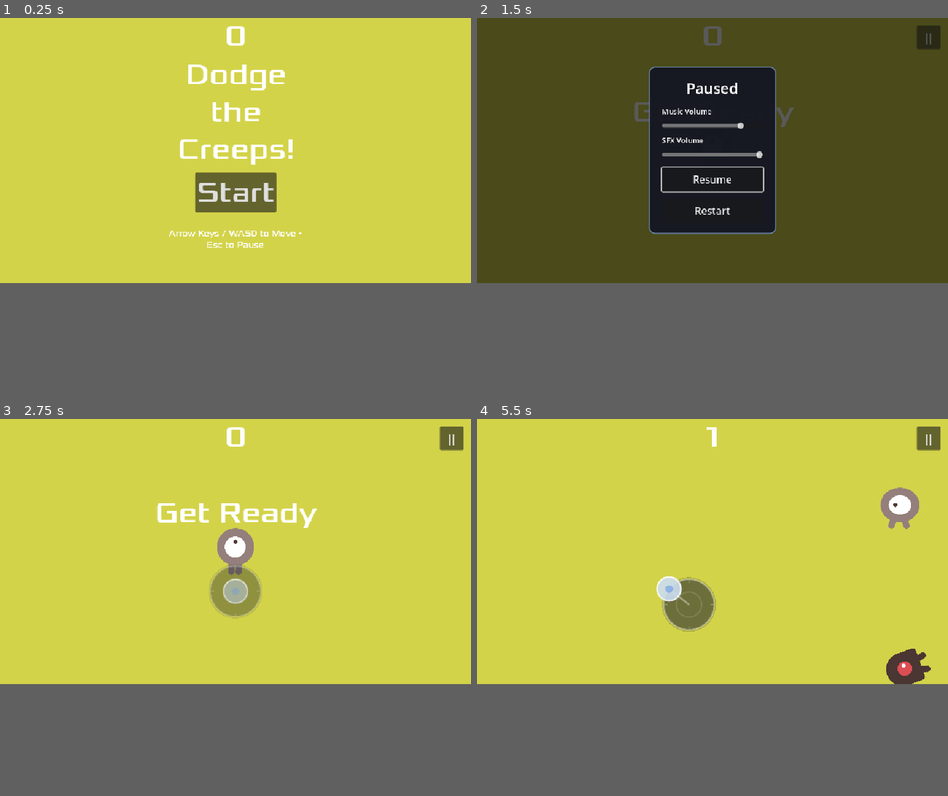
Above: before the commit, frames 1-4 (two rows, left to right).
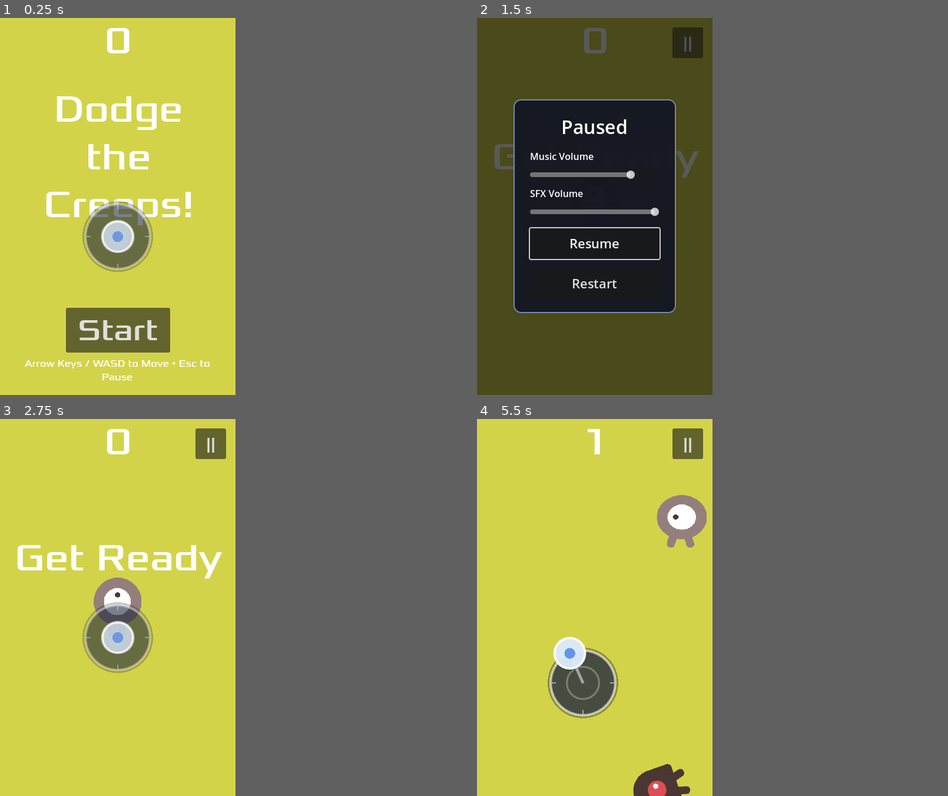
Above: after the commit, the same moments.

Repository: Rishabh-Chhangani/Dodge-The-Creeps
Game: Godot game, scene res://Scene/main.tscn
Same seed, same stepped clock (60 frames per second), same inputs: the game is played once before the commit and once after it. Sound files missing from this copy of the repository are replaced by a short silence.
Inputs (mouse positions are in pixels of both pictures, inside the frame that each line leads up to):
- Up to frame 1 (0.25 s): no input
- Up to frame 2 (1.5 s): click "Start" at 0.5 s; click "||" at 1.25 s
- Up to frame 3 (2.75 s): click "Restart" at 2 s
- Up to frame 4 (5.5 s): tap Enter at 2.75 s; move the mouse to (816, 539) at 2.77 s; hold Right (move_right) 2.78-3.5 s; click (816, 539) at 2.92 s; drag from (618, 566) to (839, 547) at 3.52 s; move the mouse to (759, 494) at 4.27 s; hold Right (move_right) 4.28-5 s; drag from (688, 603) to (571, 513) at 5.02 s
The window is 800x450 before the commit and 400x640 after it. Grey fills any space a smaller window leaves; there, only what the larger window draws over its background counts as a difference.

The runs differ from the first frame. In frame 1, 11% of the frame differs, in the area x 5-64%, y 2-97%; in frame 2, 29%, in the area x 3-99%, y 2-79%; in frame 3, 7.8%; in frame 4, 7.9%.

Commit message:
fix(mobile): enforce portrait orientation, ensure visual joystick visibility and fix CI workflow

Diff:
--- a/Scene/hud.tscn
+++ b/Scene/hud.tscn
@@ -53,13 +53,13 @@
 anchor_right = 0.5
 anchor_bottom = 1.0
 offset_left = -88.5
-offset_top = -240.0
+offset_top = -148.0
 offset_right = 88.5
-offset_bottom = -154.0
+offset_bottom = -72.0
 grow_horizontal = 2
 grow_vertical = 0
 theme_override_fonts/font = ExtResource("2_fmoiy")
-theme_override_font_sizes/font_size = 64
+theme_override_font_sizes/font_size = 52
 shortcut = SubResource("Shortcut_fmoiy")
 shortcut_feedback = false
 text = "Start"
@@ -71,14 +71,14 @@
 anchor_right = 0.5
 anchor_bottom = 1.0
 offset_left = -160.0
-offset_top = -120.0
+offset_top = -62.0
 offset_right = 160.0
-offset_bottom = -70.0
+offset_bottom = -20.0
 grow_horizontal = 2
 grow_vertical = 0
 theme_override_fonts/font = ExtResource("2_fmoiy")
-theme_override_font_sizes/font_size = 18
-text = "Drag or Arrow Keys to Move"
+theme_override_font_sizes/font_size = 16
+text = "Drag Joystick or Tap Start"
 horizontal_alignment = 1
 vertical_alignment = 1
 autowrap_mode = 2
@@ -102,7 +102,7 @@
 one_shot = true
 
 [node name="VirtualJoystick" type="Control" parent="."]
-visible = false
+visible = true
 layout_mode = 3
 anchors_preset = 15
 anchor_right = 1.0
--- a/project.godot
+++ b/project.godot
@@ -17,14 +17,10 @@
 
 [display]
 
-window/size/viewport_width=1024
-window/size/viewport_height=576
-window/size/viewport_width.mobile=400
-window/size/viewport_height.mobile=640
-window/size/viewport_width.android=400
-window/size/viewport_height.android=640
-window/size/window_width_override=1024
-window/size/window_height_override=576
+window/size/viewport_width=400
+window/size/viewport_height=640
+window/size/window_width_override=400
+window/size/window_height_override=640
 window/size/resizable=true
 window/stretch/mode="canvas_items"
 window/stretch/aspect="keep"
--- a/script/hud.gd
+++ b/script/hud.gd
@@ -18,23 +18,29 @@
 		if OS.get_name() == "Windows" or OS.has_feature("pc"):
 			instruction_label.text = "Arrow Keys / WASD to Move • Esc to Pause"
 		else:
-			instruction_label.text = "Use Joystick or Drag to Move"
+			instruction_label.text = "Drag Joystick or Tap Start to Play"
 	if virtual_joystick != null:
-		virtual_joystick.hide()
+		virtual_joystick.show()
 		if not virtual_joystick.is_connected("joystick_moved", _on_joystick_moved):
 			virtual_joystick.joystick_moved.connect(_on_joystick_moved)
 
 
 func _on_joystick_moved(vector: Vector2) -> void:
+	# Voodoo style: touching/dragging joystick on start screen immediately starts game!
+	if start_button != null and start_button.visible and vector != Vector2.ZERO:
+		_on_start_button_pressed()
 	joystick_moved.emit(vector)
 
 
 func set_joystick_visible(visible_state: bool) -> void:
 	if virtual_joystick != null:
-		var is_touch_or_mobile: bool = OS.has_feature("mobile") or OS.has_feature("android") or OS.has_feature("editor") or DisplayServer.is_touchscreen_available()
-		virtual_joystick.visible = visible_state and is_touch_or_mobile
-		if not virtual_joystick.visible and virtual_joystick.has_method("reset_joystick"):
-			virtual_joystick.reset_joystick()
+		virtual_joystick.visible = visible_state
+		if visible_state:
+			if virtual_joystick.has_method("_update_default_position"):
+				virtual_joystick._update_default_position()
+		else:
+			if virtual_joystick.has_method("reset_joystick"):
+				virtual_joystick.reset_joystick()
 
 
 func show_message(text: String) -> void:
@@ -60,7 +66,7 @@
 	if instruction_label != null:
 		instruction_label.show()
 	set_pause_button_visible(false)
-	set_joystick_visible(false)
+	set_joystick_visible(true)
 
 
 func update_score(score: int) -> void:
--- a/script/main.gd
+++ b/script/main.gd
@@ -29,9 +29,14 @@
 @onready var pause_menu: CanvasLayer = $PauseMenu
 
 
+func _enter_tree() -> void:
+	if DisplayServer.has_feature(DisplayServer.FEATURE_ORIENTATION):
+		DisplayServer.screen_set_orientation(DisplayServer.SCREEN_PORTRAIT)
+
+
 # Called when the node enters the scene tree for the first time.
 func _ready() -> void:
-	if OS.has_feature("mobile") or OS.has_feature("android"):
+	if DisplayServer.has_feature(DisplayServer.FEATURE_ORIENTATION):
 		DisplayServer.screen_set_orientation(DisplayServer.SCREEN_PORTRAIT)
 
 	_configure_layout()
--- a/script/virtual_joystick.gd
+++ b/script/virtual_joystick.gd
@@ -28,6 +28,8 @@
 
 func _update_default_position() -> void:
 	var viewport_size: Vector2 = get_viewport_rect().size
+	if viewport_size.x <= 0.0 or viewport_size.y <= 0.0:
+		viewport_size = Vector2(400.0, 640.0)
 	# Voodoo style: positioned in the middle of the portrait screen
 	if viewport_size.y >= viewport_size.x:
 		default_position = Vector2(
@@ -136,36 +138,36 @@
 		return
 
 	# Outer base circle (Voodoo / hypercasual modern aesthetic)
-	var base_alpha: float = 0.45 if is_active else 0.28
+	var base_alpha: float = 0.65 if is_active else 0.45
 	# Outer subtle shadow
-	draw_circle(base_position, base_radius + 4.0, Color(0.0, 0.0, 0.0, base_alpha * 0.4))
+	draw_circle(base_position, base_radius + 5.0, Color(0.0, 0.0, 0.0, base_alpha * 0.5))
 	# Base disc
-	draw_circle(base_position, base_radius, Color(0.12, 0.14, 0.22, base_alpha))
+	draw_circle(base_position, base_radius, Color(0.12, 0.16, 0.28, base_alpha))
 	# Outer ring border
-	draw_arc(base_position, base_radius, 0.0, TAU, 36, Color(1.0, 1.0, 1.0, base_alpha * 0.8), 2.5, true)
+	draw_arc(base_position, base_radius, 0.0, TAU, 36, Color(1.0, 1.0, 1.0, base_alpha * 0.95), 2.8, true)
 
 	# Concentric guide ring
-	draw_arc(base_position, base_radius * 0.5, 0.0, TAU, 24, Color(1.0, 1.0, 1.0, base_alpha * 0.3), 1.5, true)
+	draw_arc(base_position, base_radius * 0.5, 0.0, TAU, 24, Color(1.0, 1.0, 1.0, base_alpha * 0.45), 1.8, true)
 
 	# Cardinal direction ticks (up, down, left, right)
-	var tick_len: float = 6.0
-	var col_tick := Color(1.0, 1.0, 1.0, base_alpha * 0.6)
-	draw_line(base_position + Vector2(0, -base_radius + 2), base_position + Vector2(0, -base_radius + 2 + tick_len), col_tick, 2.0)
-	draw_line(base_position + Vector2(0, base_radius - 2), base_position + Vector2(0, base_radius - 2 - tick_len), col_tick, 2.0)
-	draw_line(base_position + Vector2(-base_radius + 2, 0), base_position + Vector2(-base_radius + 2 + tick_len, 0), col_tick, 2.0)
-	draw_line(base_position + Vector2(base_radius - 2, 0), base_position + Vector2(base_radius - 2 - tick_len, 0), col_tick, 2.0)
+	var tick_len: float = 7.0
+	var col_tick := Color(1.0, 1.0, 1.0, base_alpha * 0.8)
+	draw_line(base_position + Vector2(0, -base_radius + 2), base_position + Vector2(0, -base_radius + 2 + tick_len), col_tick, 2.5)
+	draw_line(base_position + Vector2(0, base_radius - 2), base_position + Vector2(0, base_radius - 2 - tick_len), col_tick, 2.5)
+	draw_line(base_position + Vector2(-base_radius + 2, 0), base_position + Vector2(-base_radius + 2 + tick_len, 0), col_tick, 2.5)
+	draw_line(base_position + Vector2(base_radius - 2, 0), base_position + Vector2(base_radius - 2 - tick_len, 0), col_tick, 2.5)
 
 	# Connecting stick line when pulled
 	if is_active and tip_position != base_position:
-		draw_line(base_position, tip_position, Color(1.0, 1.0, 1.0, 0.35), 3.0, true)
+		draw_line(base_position, tip_position, Color(1.0, 1.0, 1.0, 0.5), 3.5, true)
 
 	# Inner thumbstick / knob
-	var tip_alpha: float = 0.85 if is_active else 0.50
+	var tip_alpha: float = 0.95 if is_active else 0.80
 	# Shadow under knob
-	draw_circle(tip_position + Vector2(0, 2), tip_radius, Color(0.0, 0.0, 0.0, tip_alpha * 0.4))
+	draw_circle(tip_position + Vector2(0, 3), tip_radius, Color(0.0, 0.0, 0.0, tip_alpha * 0.5))
 	# Knob disc
-	draw_circle(tip_position, tip_radius, Color(0.85, 0.92, 1.0, tip_alpha))
+	draw_circle(tip_position, tip_radius, Color(0.88, 0.94, 1.0, tip_alpha))
 	# Knob border
-	draw_arc(tip_position, tip_radius, 0.0, TAU, 28, Color(1.0, 1.0, 1.0, tip_alpha), 2.0, true)
+	draw_arc(tip_position, tip_radius, 0.0, TAU, 28, Color(1.0, 1.0, 1.0, tip_alpha), 2.5, true)
 	# Center dot / grip
-	draw_circle(tip_position, tip_radius * 0.32, Color(0.4, 0.6, 0.9, tip_alpha * 0.7))
+	draw_circle(tip_position, tip_radius * 0.35, Color(0.28, 0.5, 0.9, tip_alpha * 0.85))
--- a/tests/test_player.gd
+++ b/tests/test_player.gd
@@ -4,6 +4,9 @@
 
 static func run(runner) -> void:
 	print("Running Player Tests...")
+	runner.assert_eq(int(ProjectSettings.get_setting("display/window/handheld/orientation")), DisplayServer.SCREEN_PORTRAIT, "Handheld orientation is locked to Portrait")
+	runner.assert_eq(int(ProjectSettings.get_setting("display/window/size/viewport_width")), 400, "Base viewport width is portrait (400)")
+	runner.assert_eq(int(ProjectSettings.get_setting("display/window/size/viewport_height")), 640, "Base viewport height is portrait (640)")
 	var player_scene: PackedScene = load("res://Scene/player.tscn")
 	var player = player_scene.instantiate()
 	runner.root.add_child(player)
Not shown, changed: .github/workflows/build-and-release.yml
Not shown, changed: scripts/release.ps1
